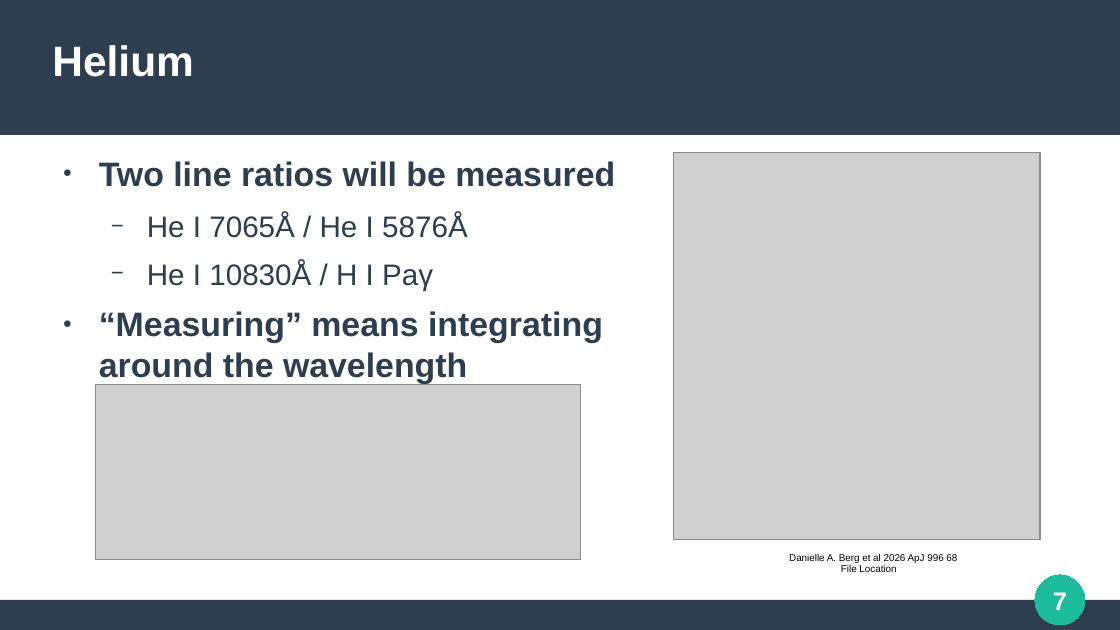
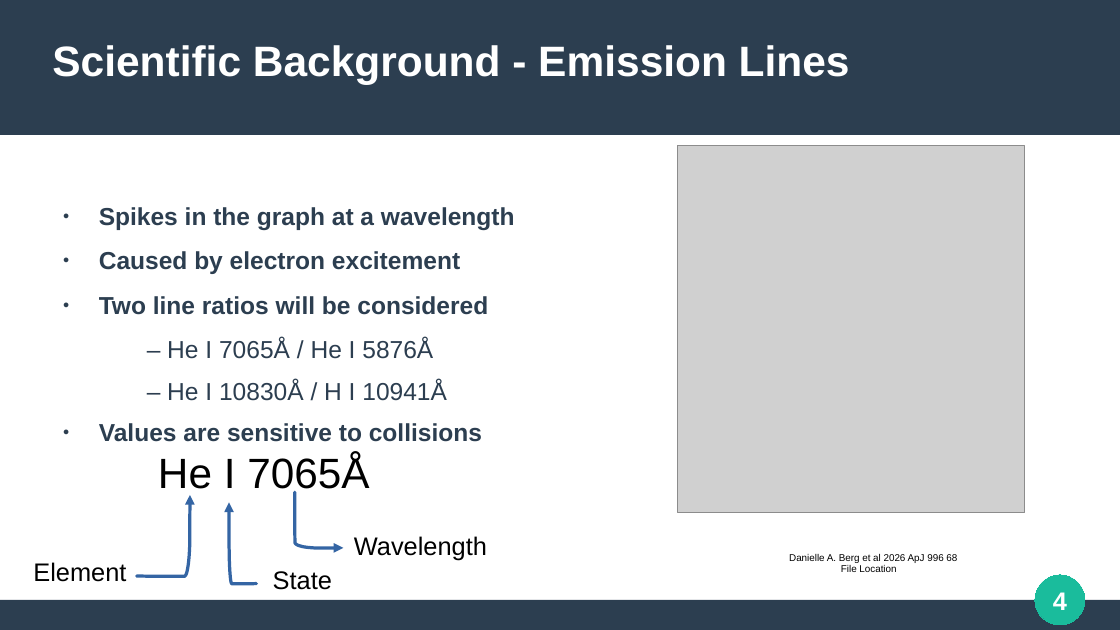
Before and after one commit to SmoolPerson/LRD-helium-analysis, a slide deck: slide 4 of media/presentation/Helium.odp (slide 7 before the commit). Drawn at 1120x630 pixels with LibreOffice and Linux fonts; fonts in the diff are those of the drawing; grey boxes stand for pictures. Boxes give left, top, right and bottom in pixels: in the first picture for what was removed or moved away, otherwise in the second. Text is boxed around its words. In the diff, an @@ line names an element or a change of style, - is before the commit and + after.

```diff
--- a/media/presentation/Helium.odp
+++ b/media/presentation/Helium.odp
@@ title at [52, 45, 850, 85]: text changed @@
-Helium
+Scientific Background - Emission Lines
@@ picture: place and size @@
-picture at [674, 152, 1040, 540]
+picture at [678, 145, 1025, 512]
@@ text at [99, 207, 515, 442]: text changed; size 24 to 17.4 pt @@
-● Two line ratios will be measured
-  − He I 7065Å / He I 5876Å
-  − He I 10830Å / H I Paγ
-● “Measuring” means integrating around the wavelength
+● Spikes in the graph at a wavelength
+● Caused by electron excitement
+● Two line ratios will be considered
+  – He I 7065Å / He I 5876Å
+  – He I 10830Å / H I 10941Å
+● Values are sensitive to collisions
@@ picture removed at [96, 385, 581, 561] @@
@@ text added at [158, 455, 369, 497], 30 pt, text #000000 @@
+He I 7065Å
@@ freeform shape added at [137, 494, 190, 576], outline #3465A4 2.3 pt @@
@@ freeform shape added at [229, 502, 256, 584], outline #3465A4 2.3 pt @@
@@ freeform shape added at [295, 493, 344, 549], outline #3465A4 2.3 pt @@
@@ text added at [354, 536, 487, 561], 18 pt, text #000000 @@
+Wavelength
@@ text added at [33, 562, 126, 582], 18 pt, text #000000 @@
+Element
@@ text added at [273, 571, 332, 590], 18 pt, text #000000 @@
+State
@@ page number at [1053, 592, 1067, 610]: text changed @@
-7
+4
```
Also in this commit, not shown: 12 other slides changed, 2 slides added, 4 slides removed, 1 other file.
